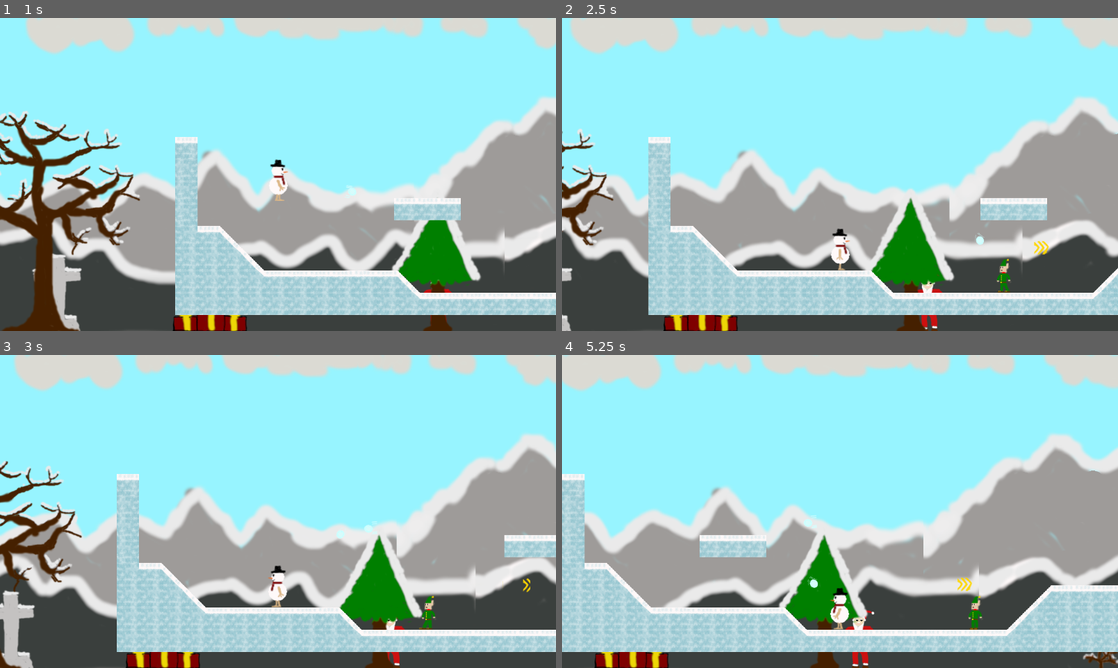
Above: before the commit, frames 1-4 (two rows, left to right).
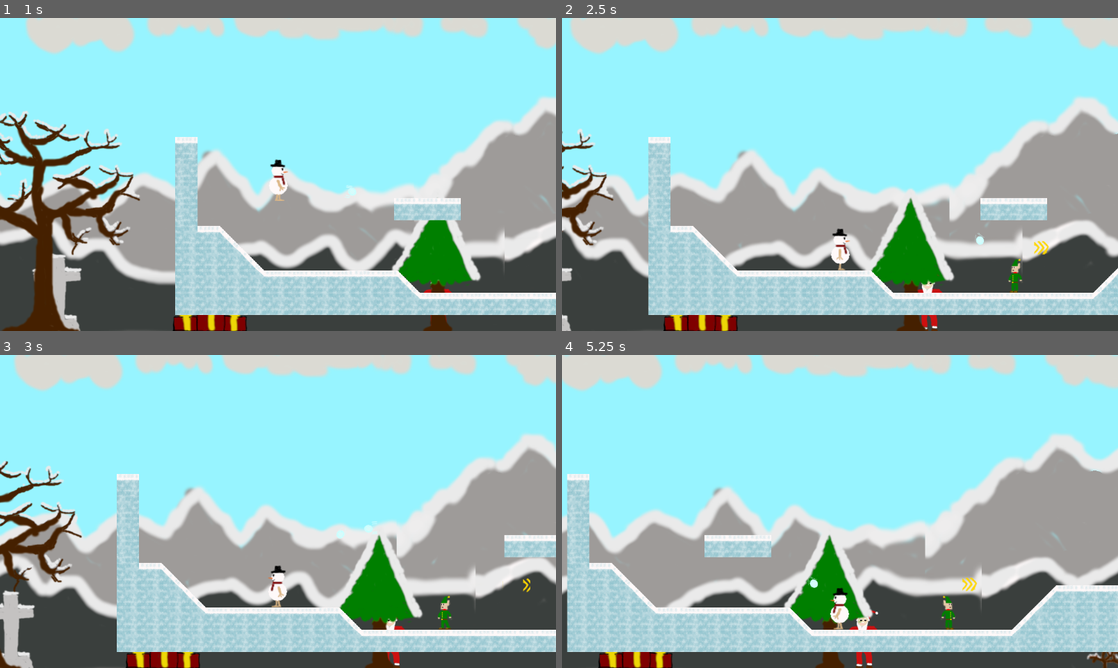
Above: after the commit, the same moments.

Repository: FeelZoR/Geta-GJ-13
Game: Godot game, scene res://src/Game.tscn
Two runs of this game, one before a commit and one after it. Both use one fixed random seed, a clock stepped at 60 frames per second and the inputs below. Sound files missing from this copy of the repository are replaced by a short silence.
Inputs (mouse positions are in pixels of both pictures, inside the frame that each line leads up to):
- Up to frame 1 (1 s): tap Enter (ui_accept) at 0.5 s; move the mouse to (400, 158) at 0.52 s; press the mouse at (400, 158) at 0.53 s; hold D (move_right) from 0.53 s (still down); tap Space (jump) at 0.77 s
- Up to frame 2 (2.5 s): move the mouse to (728, 190) at 1.27 s; release the mouse at (728, 190) at 1.28 s; click (728, 190) at 1.35 s; tap Space (jump) at 1.52 s; release D (move_right) at 2 s; click "OK" at 2 s
- Up to frame 3 (3 s): move the mouse to (333, 442) at 2.77 s; press the mouse at (333, 442) at 2.78 s; hold Q (move_left) from 2.78 s (still down)
- Up to frame 4 (5.25 s): move the mouse to (812, 574) at 3.52 s; release Q (move_left) at 3.53 s; release the mouse at (812, 574) at 3.53 s; hold D (move_right) 3.53-5.03 s; click (812, 574) at 3.6 s; tap Space (jump) at 3.77, 4.52 s; move the mouse to (1006, 558) at 4.27 s; press the mouse at (1006, 558) at 4.28 s; move the mouse to (673, 464) at 5.02 s; release the mouse at (673, 464) at 5.03 s; hold Q (move_left) from 5.03 s (still down); click (673, 464) at 5.1 s

Frame 1 is identical in both runs. In frame 2, 0.3% of the frame differs, in the area x 78-83%, y 76-88%; in frame 3, 0.3%; in frame 4, 8.2%, in the area x 0-100%, y 25-100%.

Commit message:
Add little animation for enemy shoot

Diff:
--- a/src/Entities/Enemy.gd
+++ b/src/Entities/Enemy.gd
@@ -6,8 +6,10 @@
 var _initial_pos = 0
 var _initial_scale
 var _direction = 1
+var _is_aiming = false
 
 onready var _reload_timer = $ReloadTimer
+onready var _aim_timer = $AimingTime
 
 var aggro = null
 
@@ -26,18 +28,24 @@
 				var dir = Vector2(cos(angle), -sin(angle))
 				_gun.shoot(dir, _strength, false)
 				_is_reloading = true
+				_is_aiming = true
 				_reload_timer.start()
+				_aim_timer.start()
 
-	if angle == null:
+	if angle == null and not _is_aiming:
 		if abs(position.x - _initial_pos.x) >= max_distance:
 			_update_direction()
 
+		_update_animation()
 		_velocity.x = speed.x * _direction
 		_velocity = move_and_slide_with_snap(_velocity, Vector2.DOWN * 20, FLOOR_NORMAL)
 
 
 func _update_direction():
 	_direction *= -1
+
+func _update_animation():
+	sprite.set_animation("Walking")
 	sprite.scale.x = -_initial_scale if _direction < 0 else _initial_scale
 
 func _on_TutorialNotifier_body_entered(body):
@@ -50,6 +58,7 @@
 ##### PLAYER ATTACK #####
 func _look_at(player):
 	sprite.scale.x = -_initial_scale if player.position.x < position.x else _initial_scale
+	sprite.set_animation("Idle")
 
 func _calculate_launch_angle():
 	var pos = aggro.global_position - _gun.global_position
@@ -79,3 +88,6 @@
 
 func _on_ReloadTimer_timeout():
 	_is_reloading = false
+
+func _on_AimingTime_timeout():
+	_is_aiming = false
--- a/src/Entities/Enemy.tscn
+++ b/src/Entities/Enemy.tscn
@@ -50,6 +50,7 @@
 scale = Vector2( 1.5, 1.5 )
 frames = SubResource( 4 )
 animation = "Walking"
+frame = 1
 
 [node name="Hitbox" parent="." index="2"]
 position = Vector2( 0, 7.63452 )
@@ -71,7 +72,11 @@
 
 [node name="ReloadTimer" type="Timer" parent="." index="5"]
 wait_time = 1.5
+
+[node name="AimingTime" type="Timer" parent="." index="6"]
+wait_time = 0.2
 [connection signal="body_entered" from="TutorialNotifier" to="." method="_on_TutorialNotifier_body_entered"]
 [connection signal="body_entered" from="PlayerVisibility" to="." method="_on_PlayerVisibility_body_entered"]
 [connection signal="body_exited" from="PlayerVisibility" to="." method="_on_PlayerVisibility_body_exited"]
 [connection signal="timeout" from="ReloadTimer" to="." method="_on_ReloadTimer_timeout"]
+[connection signal="timeout" from="AimingTime" to="." method="_on_AimingTime_timeout"]
--- a/src/Entities/Player.tscn
+++ b/src/Entities/Player.tscn
@@ -54,7 +54,7 @@
 [node name="Sprite" parent="." index="1"]
 frames = SubResource( 6 )
 animation = "Walking"
-frame = 4
+frame = 7
 
 [node name="Gun" parent="Sprite" index="0"]
 position = Vector2( 24.6719, 0 )
